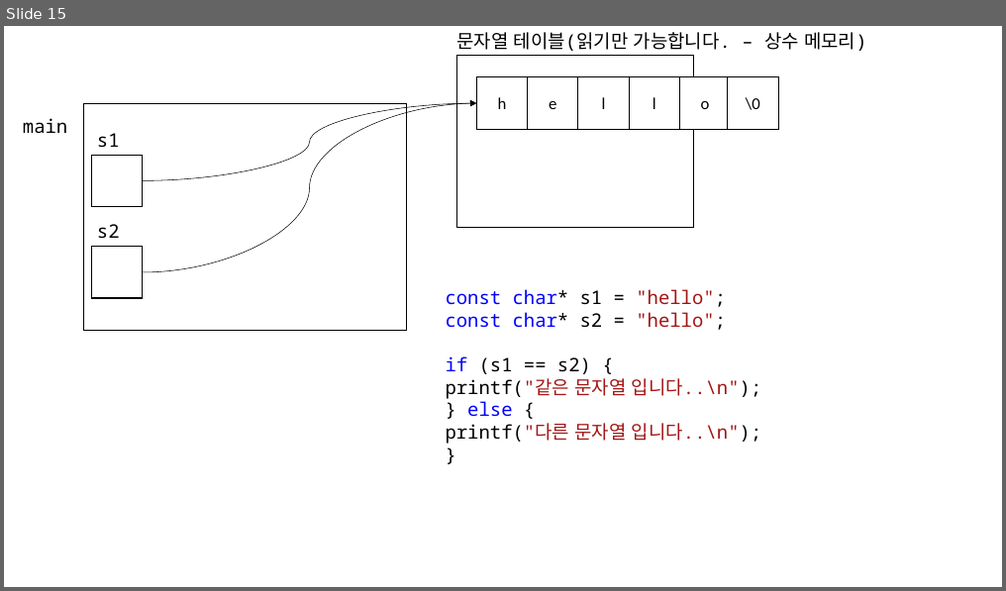
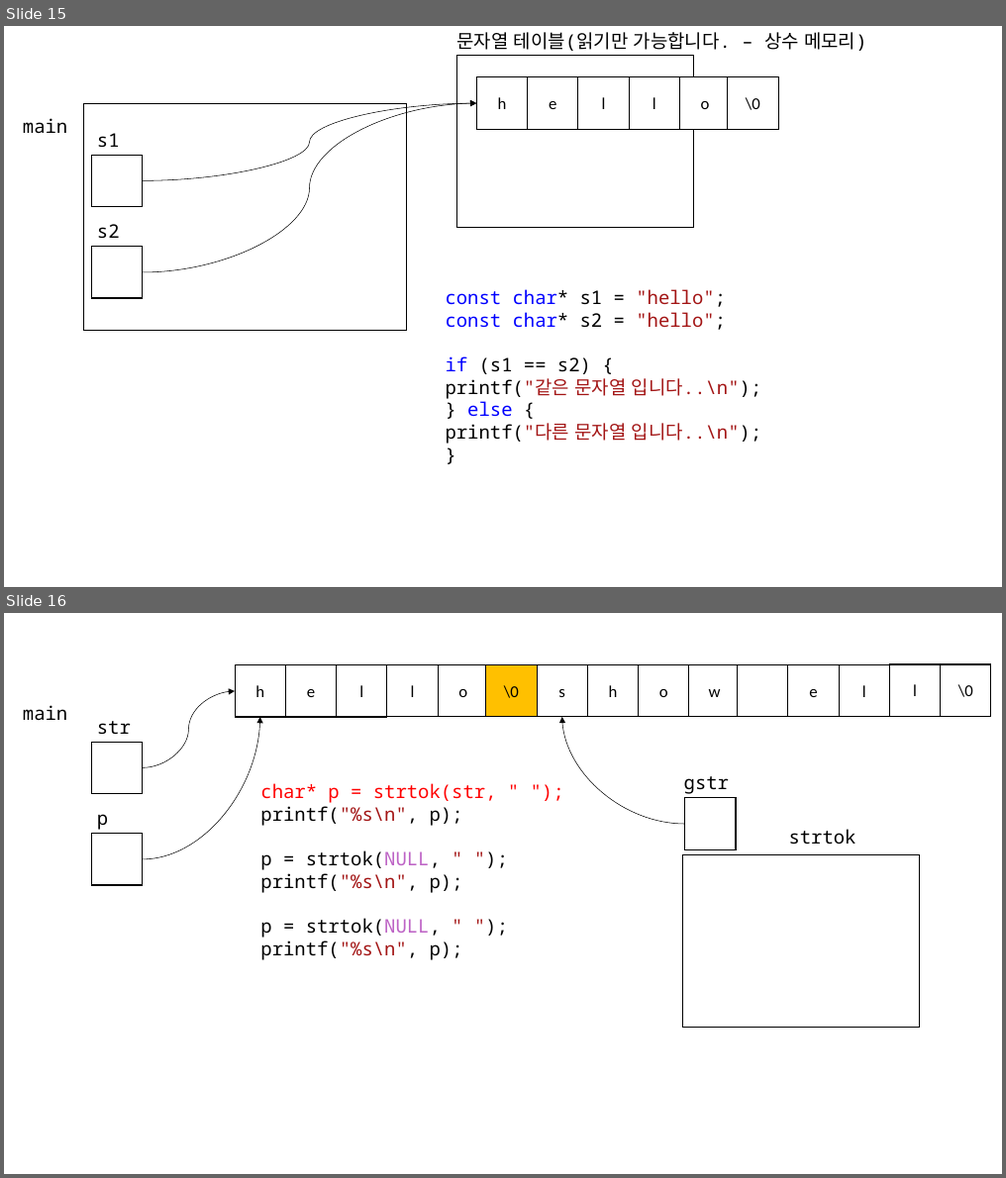
Before and after one commit to HongHeeJung/220117_c, a slide deck: 220117.pptx. Shown one above the other, each under a label of ours: slide 15 before the commit, slides 15 and 16 after it. The pictures are 1006x591 and 1006x1178 pixels, drawn with LibreOffice and Linux fonts; fonts in the diff are those of the drawing. Boxes give left, top, right and bottom in pixels: in the first picture for what was removed or moved away, otherwise in the second. Text is boxed around its words. In the diff, an @@ line names an element or a change of style, - is before the commit and + after.

```diff
--- a/220117.pptx
+++ b/220117.pptx
@@ slide 16 added at (4, 613, 1002, 1174), background #FFFFFF @@
@@ rectangle added at (235, 665, 285, 717), fill #FFFFFF, outline #000000 1 pt, 16 pt, text #000000 @@
+h
@@ rectangle added at (285, 665, 337, 717), fill #FFFFFF, outline #000000 1 pt, 16 pt, text #000000 @@
+e
@@ rectangle added at (337, 665, 387, 717), fill #FFFFFF, outline #000000 1 pt, 16 pt, text #000000 @@
+l
@@ rectangle added at (387, 664, 439, 716), fill #FFFFFF, outline #000000 1 pt, 16 pt, text #000000 @@
+l
@@ rectangle added at (439, 664, 489, 716), fill #FFFFFF, outline #000000 1 pt, 16 pt, text #000000 @@
+o
@@ rectangle added at (486, 665, 537, 717), fill #FFC000, outline #000000 1 pt, 16 pt, text #000000 @@
+\0
@@ rectangle added at (537, 665, 588, 717), fill #FFFFFF, outline #000000 1 pt, 16 pt, text #000000 @@
+s
@@ rectangle added at (588, 665, 639, 717), fill #FFFFFF, outline #000000 1 pt, 16 pt, text #000000 @@
+h
@@ rectangle added at (638, 664, 689, 716), fill #FFFFFF, outline #000000 1 pt, 16 pt, text #000000 @@
+o
@@ rectangle added at (689, 664, 740, 716), fill #FFFFFF, outline #000000 1 pt, 16 pt, text #000000 @@
+w
@@ rectangle added at (738, 664, 788, 716), fill #FFFFFF, outline #000000 1 pt @@
@@ rectangle added at (788, 664, 839, 716), fill #FFFFFF, outline #000000 1 pt, 16 pt, text #000000 @@
+e
@@ rectangle added at (839, 664, 890, 716), fill #FFFFFF, outline #000000 1 pt, 16 pt, text #000000 @@
+l
@@ rectangle added at (890, 664, 941, 716), fill #FFFFFF, outline #000000 1 pt, 16 pt, text #000000 @@
+l
@@ rectangle added at (941, 664, 991, 716), fill #FFFFFF, outline #000000 1 pt, 16 pt, text #000000 @@
+\0
@@ curved arrow added from (143, 768) to (235, 691), #000000 0.5 pt @@
@@ text added at (23, 705, 67, 720), 18 pt, text #000000 @@
+main
@@ text added at (97, 721, 131, 735), 18 pt, text #000000 @@
+str
@@ curved arrow added from (143, 860) to (260, 717), #000000 0.5 pt @@
@@ curved arrow added from (685, 824) to (562, 717), #000000 0.5 pt @@
@@ rectangle added at (91, 742, 143, 793), fill #FFFFFF, outline #000000 1 pt @@
@@ text added at (260, 783, 497, 960), 18 pt, text #000000 @@
+char* p = strtok(str, " ");
+printf("%s\n", p);
+p = strtok(NULL, " ");
+printf("%s\n", p);
+p = strtok(NULL, " ");
+printf("%s\n", p);
@@ text added at (684, 776, 729, 794), 18 pt, text #000000 @@
+gstr
@@ text added at (97, 814, 108, 830), 18 pt, text #000000 @@
+p
@@ rectangle added at (685, 798, 737, 850), fill #FFFFFF, outline #000000 1 pt @@
@@ rectangle added at (91, 834, 143, 885), fill #FFFFFF, outline #000000 1 pt @@
@@ text added at (789, 829, 856, 845), 18 pt, text #000000 @@
+strtok
@@ rectangle added at (683, 855, 920, 1028), fill #FFFFFF, outline #000000 1 pt @@
```
Also in this commit, not shown: 1 other slide added, 2 other files.
